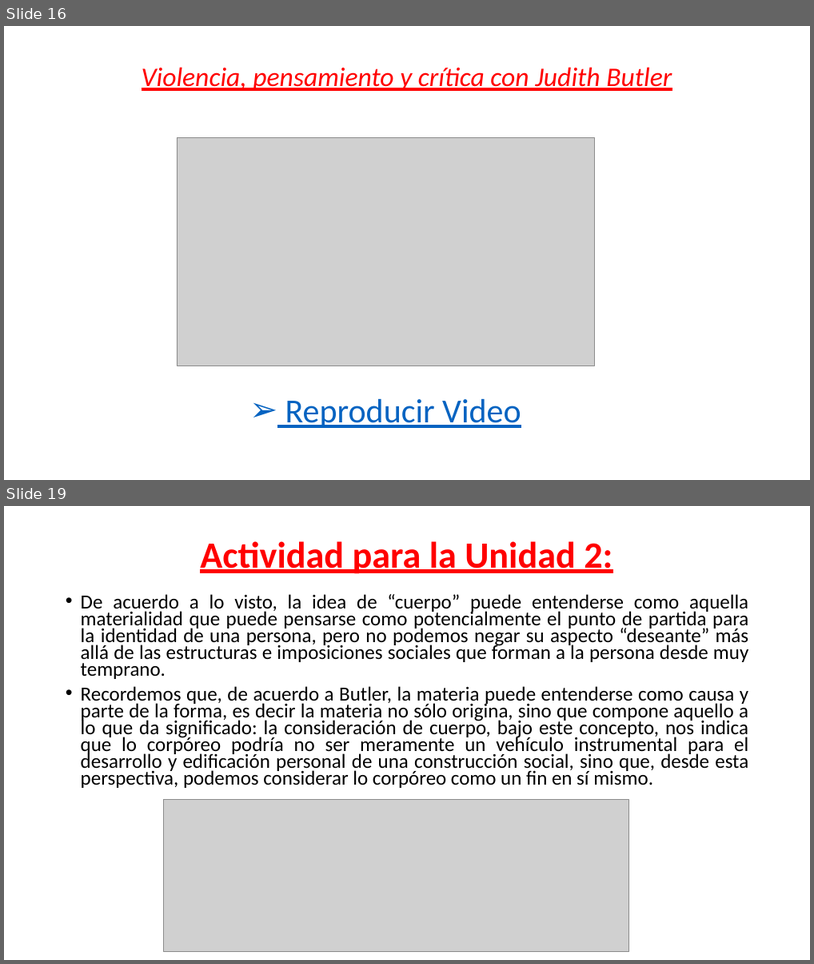
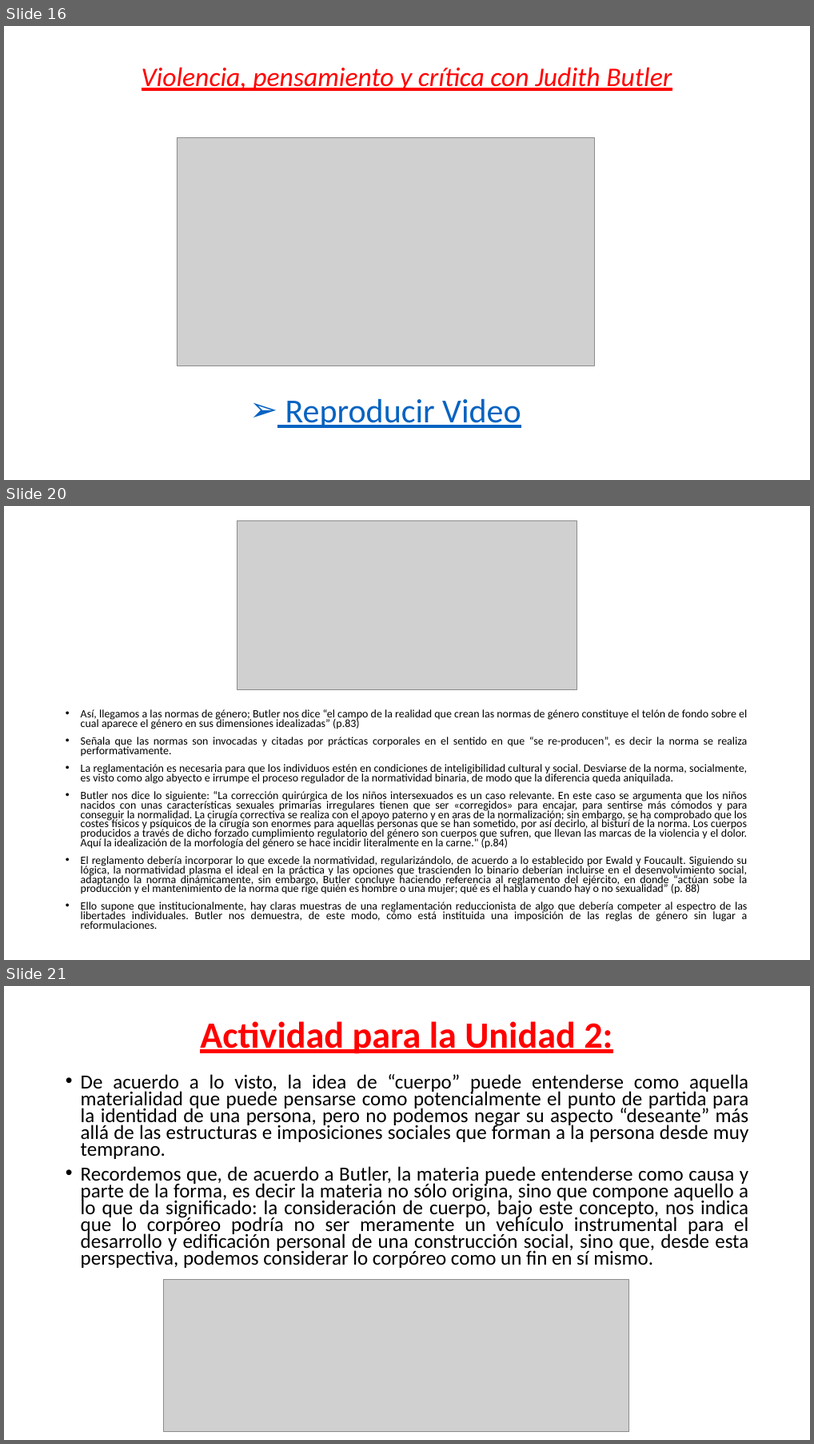
Before and after one commit to zaboltar/zaboltar.github.io, a slide deck: assets uarm/2019 sol-penscri-justfilpol/S E B Ago2019/J Butler UNIDAD 2.pptx. Shown one above the other, each under a label of ours: slides 16 and 19 before the commit, slides 16, 20 and 21 after it; the slides between them are not shown. The pictures are 814x964 and 814x1444 pixels, drawn with LibreOffice and Linux fonts; fonts in the diff are those of the drawing; grey boxes stand for pictures. Boxes give left, top, right and bottom in pixels: in the first picture for what was removed or moved away, otherwise in the second. Text is boxed around its words. In the diff, an @@ line names an element or a change of style, - is before the commit and + after.

Commit message:
butler2

```diff
--- a/assets uarm/2019 sol-penscri-justfilpol/S E B Ago2019/J Butler UNIDAD 2.pptx
+++ b/assets uarm/2019 sol-penscri-justfilpol/S E B Ago2019/J Butler UNIDAD 2.pptx
@@ slide 20 added at box(4, 506, 810, 960), background #FFFFFF @@
@@ picture added at box(238, 521, 578, 690) @@
@@ text added at box(81, 709, 748, 928), 13.3 pt, text #000000 @@
+• Así, llegamos a las normas de género; Butler nos dice “el campo de la realidad que crean las normas de género constituye el telón de fondo sobre el cual aparece el género en sus dimensiones idealizadas” (p.83)
+• Señala que las normas son invocadas y citadas por prácticas corporales en el sentido en que “se re-producen”, es decir la norma se realiza performativamente.
+• La reglamentación es necesaria para que los individuos estén en condiciones de inteligibilidad cultural y social. Desviarse de la norma, socialmente, es visto como algo abyecto e irrumpe el proceso regulador de la normatividad binaria, de modo que la diferencia queda aniquilada.
+• Butler nos dice lo siguiente: “La corrección quirúrgica de los niños intersexuados es un caso relevante. En este caso se argumenta que los niños nacidos con unas características sexuales primarias irregulares tienen que ser «corregidos» para encajar, para sentirse más cómodos y para conseguir la normalidad. La cirugía correctiva se realiza con el apoyo paterno y en aras de la normalización; sin embargo, se ha comprobado que los costes físicos y psíquicos de la cirugía son enormes para aquellas personas que se han sometido, por así decirlo, al bisturí de la norma. Los cuerpos producidos a través de dicho forzado cumplimiento regulatorio del género son cuerpos que sufren, que llevan las marcas de la violencia y el dolor. Aquí la idealización de la morfología del género se hace incidir literalmente en la carne." (p.84)
+• El reglamento debería incorporar lo que excede la normatividad, regularizándolo, de acuerdo a lo establecido por Ewald y Foucault. Siguiendo su lógica, la normatividad plasma el ideal en la práctica y las opciones que trascienden lo binario deberían incluirse en el desenvolvimiento social, adaptando la norma dinámicamente, sin embargo, Butler concluye haciendo referencia al reglamento del ejército, en donde “actúan sobe la producción y el mantenimiento de la norma que rige quién es hombre o una mujer; qué es el habla y cuando hay o no sexualidad” (p. 88)
+• Ello supone que institucionalmente, hay claras muestras de una reglamentación reduccionista de algo que debería competer al espectro de las libertades individuales. Butler nos demuestra, de este modo, cómo está instituida una imposición de las reglas de género sin lugar a reformulaciones.
@@ what was slide 19 is now slide 21 @@
```
Also in this commit, not shown: 2 slides changed, 3 other slides added, 1 slide removed.
